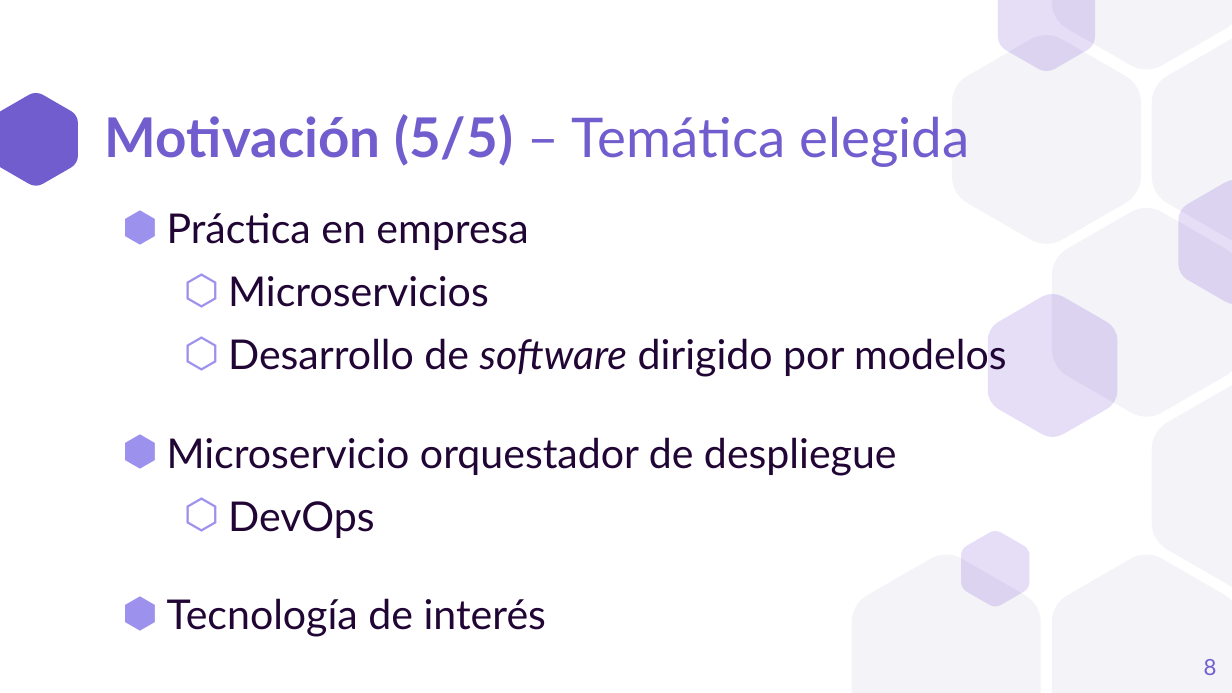
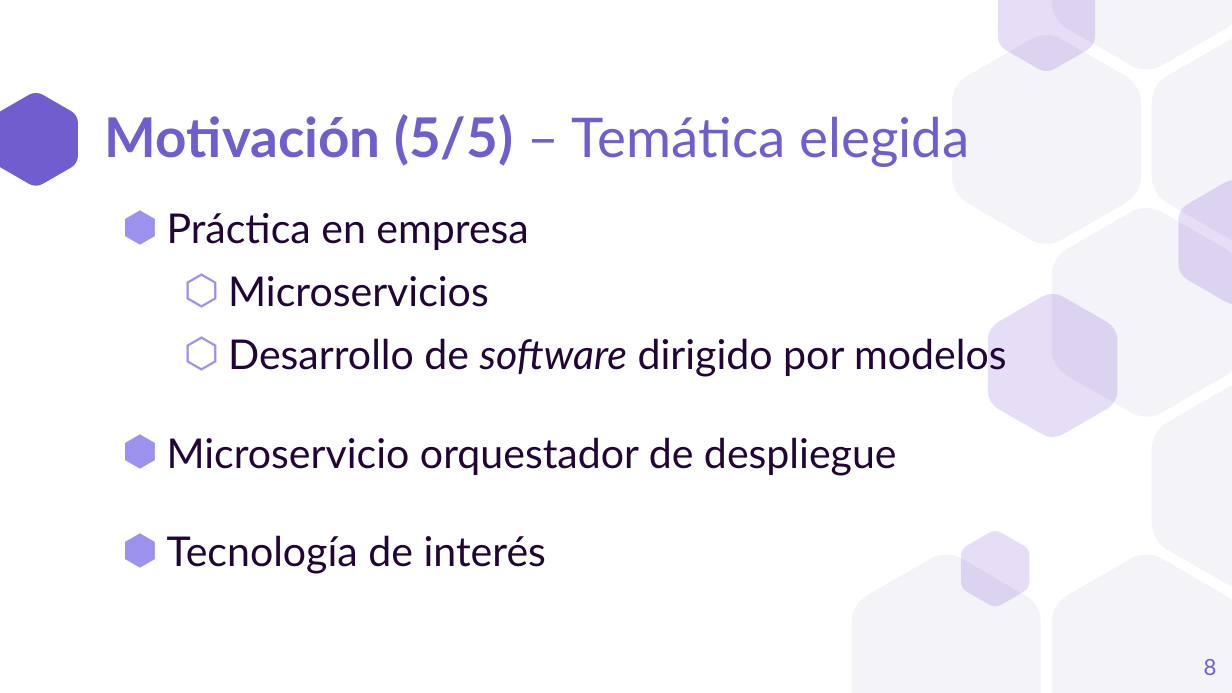
Before and after one commit to a1ex9788/TFG, a slide deck: slide 8 of TFG_AlejandroCarrion.pptx. Drawn at 1232x693 pixels with LibreOffice and Linux fonts; fonts in the diff are those of the drawing. Boxes give left, top, right and bottom in pixels: in the first picture for what was removed or moved away, otherwise in the second. Text is boxed around its words. In the diff, an @@ line names an element or a change of style, - is before the commit and + after.

```diff
--- a/TFG_AlejandroCarrion.pptx
+++ b/TFG_AlejandroCarrion.pptx
@@ text at bbox=[228, 501, 375, 538]: paragraph removed @@
-  ⬡ DevOps
```
Also in this commit, not shown: 10 other slides changed, 7 slides removed.
